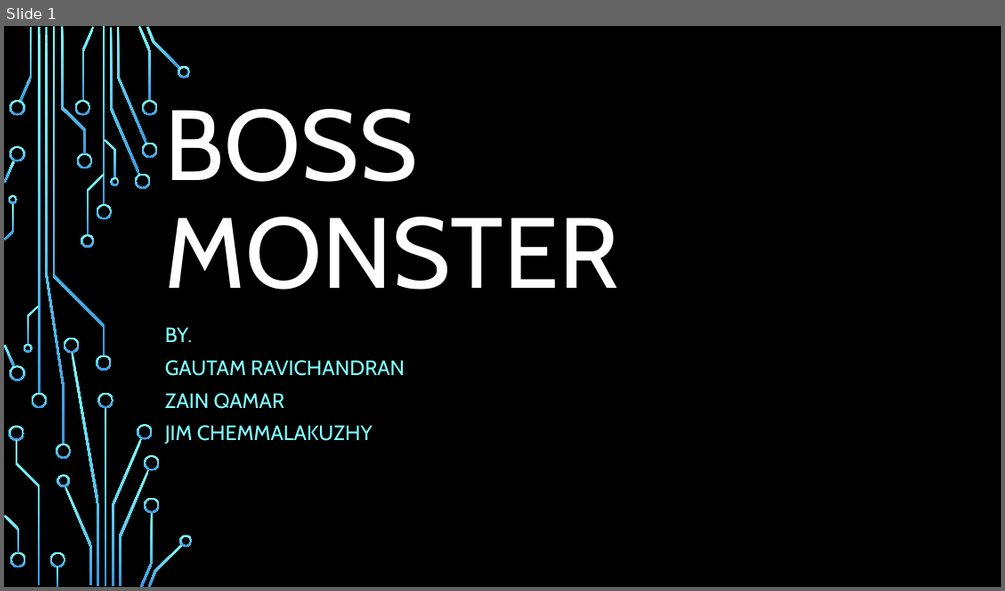
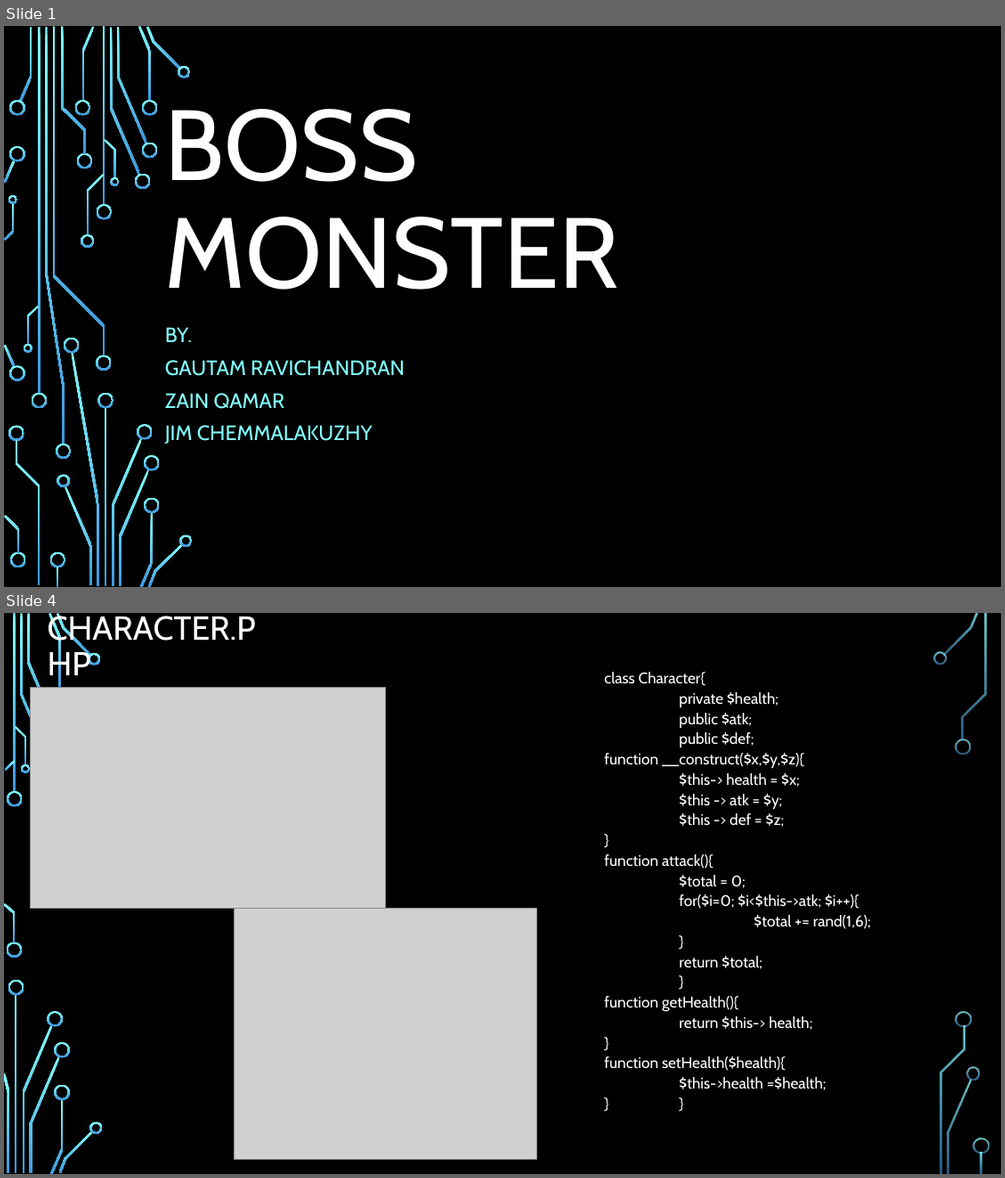
Before and after one commit to jchemma/PHP_Project, a slide deck: BossMonster.pptx. Shown one above the other, each under a label of ours: slide 1 before the commit, slides 1 and 4 after it; the slides between them are not shown. The pictures are 1005x591 and 1005x1178 pixels, drawn with LibreOffice and Linux fonts; fonts in the diff are those of the drawing; grey boxes stand for pictures; background and template pictures are left out. Boxes give left, top, right and bottom in pixels: in the first picture for what was removed or moved away, otherwise in the second. Text is boxed around its words. In the diff, an @@ line names an element or a change of style, - is before the commit and + after.

```diff
--- a/BossMonster.pptx
+++ b/BossMonster.pptx
@@ slide 4 added at (x1=4, y1=613, x2=1001, y2=1174), background picture (left out) @@
@@ title added at (x1=48, y1=613, x2=256, y2=647), 32 pt, text #FFFFFF @@
+CHARACTER.PHP
@@ picture added at (x1=30, y1=687, x2=386, y2=908) @@
@@ text added at (x1=604, y1=672, x2=871, y2=1090), 14.8 pt, text #FFFFFF @@
+class Character{
+private $health;
+public $atk;
+public $def;
+function __construct($x,$y,$z){
+$this-> health = $x;
+$this -> atk = $y;
+$this -> def = $z;
+}
+function attack(){
+$total = 0;
+for($i=0; $i<$this->atk; $i++){
+$total += rand(1,6);
+}
+return $total;
+}
+function getHealth(){
+return $this-> health;
+}
+function setHealth($health){
+$this->health =$health;
+} }
@@ picture added at (x1=235, y1=908, x2=536, y2=1159) @@
@@ group added at (x1=4, y1=613, x2=989, y2=1174): 31 freeform shapes, 3 rectangles @@
```
Also in this commit, not shown: 1 slide changed, 4 other slides added, 5 slides removed.
